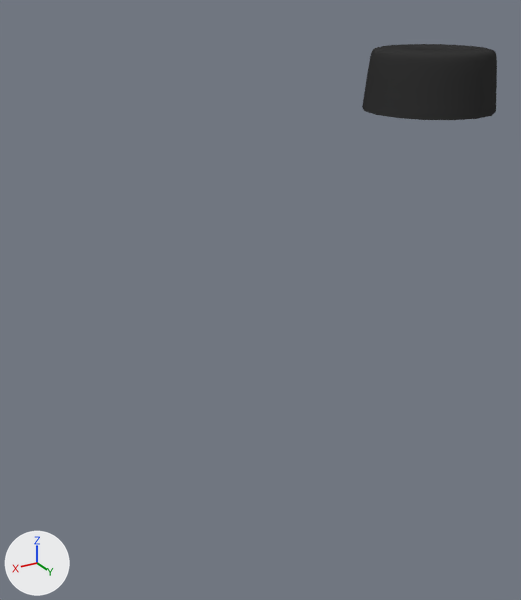
Two versions of the Blender file soma/lib/corner_assembly.blend, one commit apart.
Both versions are drawn from a 50 mm camera at (0.0298, 0.0675, 0.0168) aimed at (-0.0216, -0.0181, -0.026). The axes (+X, +Y, +Z) are drawn at lower left. The lights are the same throughout.

The first picture shows 'Rubber Foot'.
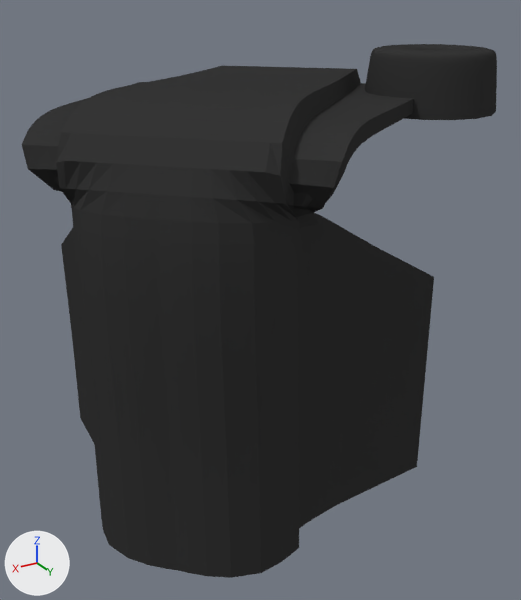
Where the change shows, as pixel boxes [x1, y1, x2, y2] in the pictures (521 x 600 px):
'3-Corner', added (black): after [22, 66, 434, 578]

The change in detail:
Mesh me_plane is new.
It has 3944 vertices, 3997 faces, 2 loose edges and spans x -0.0276..0.0276, y -0.0492..0.0116, z -0.0572..0.0049.
It uses material mat_rubber (black #363636).
Object '3-Corner' (ob_3_corner) is new; it shows me_plane.
Its location is (0.0, 0.0, 0.0).
Its rotation in degrees is (90, 0, 135).
